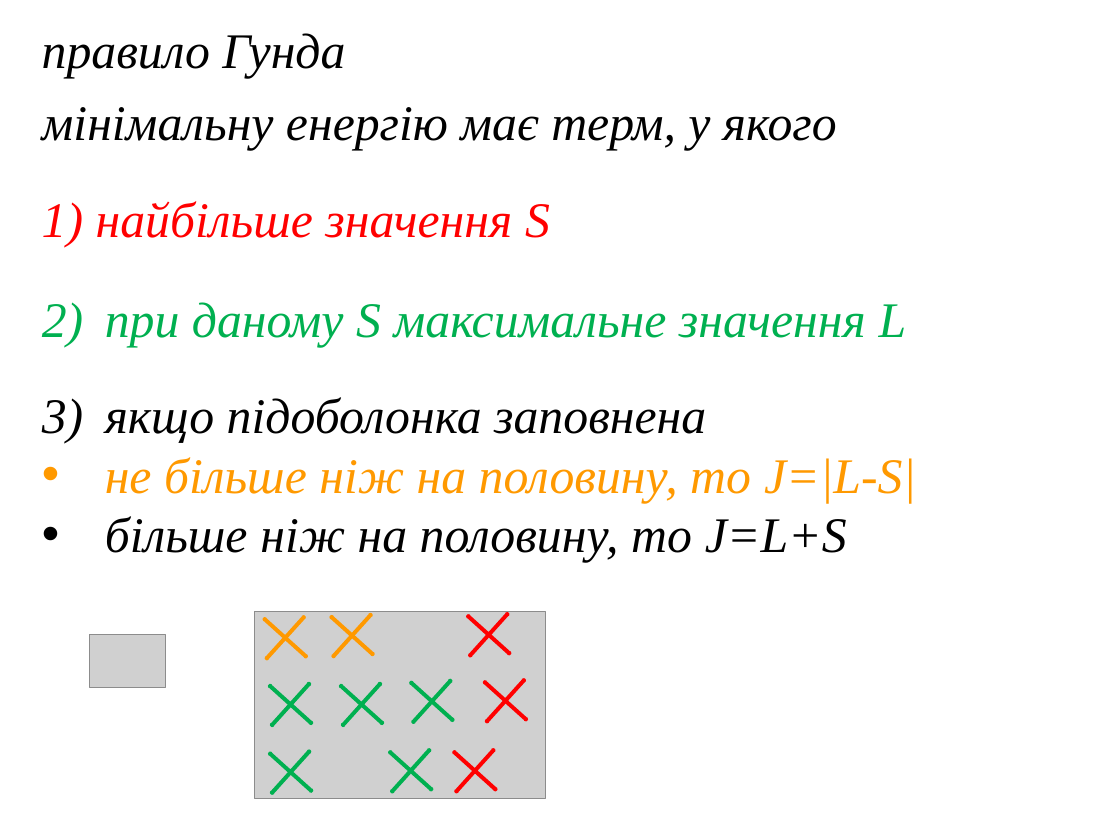
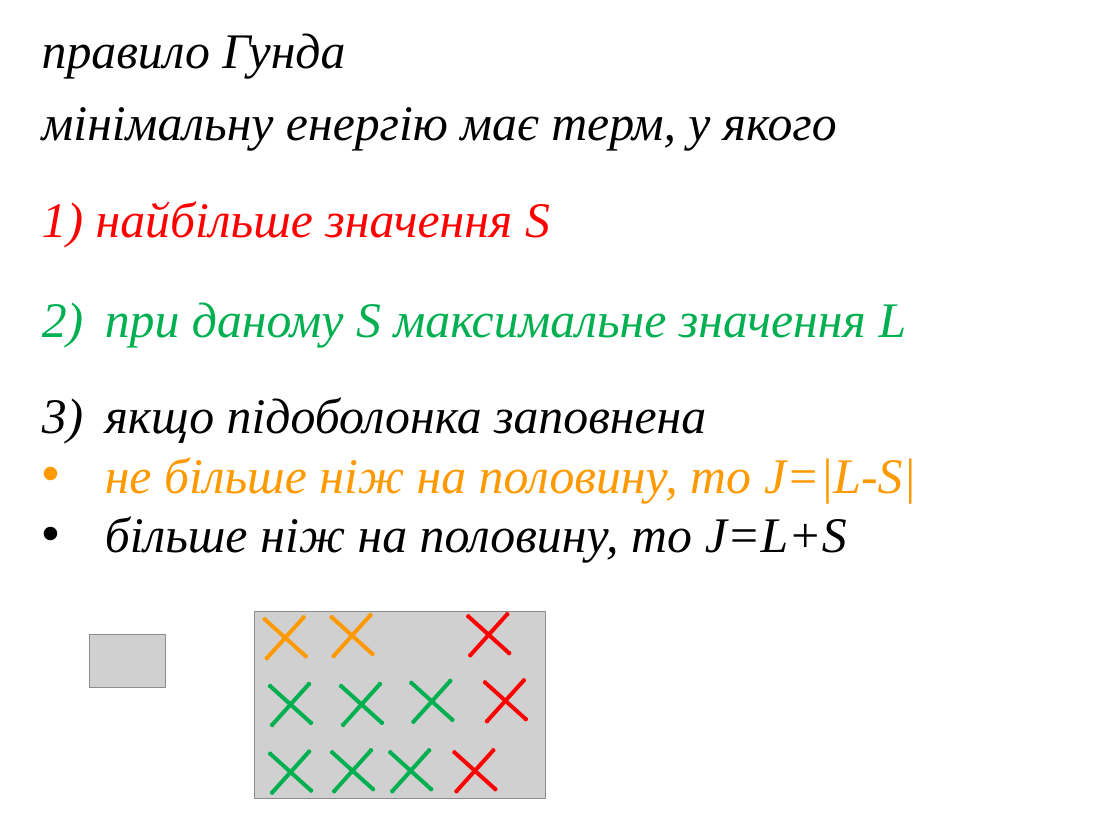
Before and after one commit to l432/NMK, a slide deck: slide 6 of Lecture/Chem/Lessons14/Less00_14s.ppt. Drawn at 1120x840 pixels with LibreOffice and Linux fonts; fonts in the diff are those of the drawing; grey boxes stand for pictures. Boxes give left, top, right and bottom in pixels: in the first picture for what was removed or moved away, otherwise in the second. Text is boxed around its words. In the diff, an @@ line names an element or a change of style, - is before the commit and + after.

```diff
--- a/Lecture/Chem/Lessons14/Less00_14s.ppt
+++ b/Lecture/Chem/Lessons14/Less00_14s.ppt
@@ freeform shape added at (313, 731, 392, 810), fill #00B050, outline #00B050 2.01 pt @@
```
Also in this commit, not shown: 3 other slides changed, 8 slides added, 9 slides removed, 4 other files.
